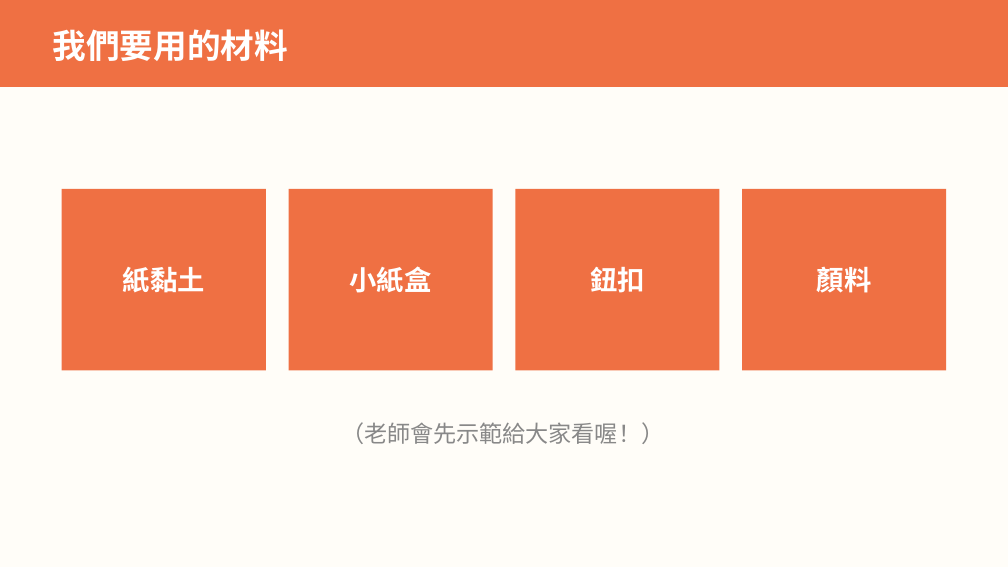
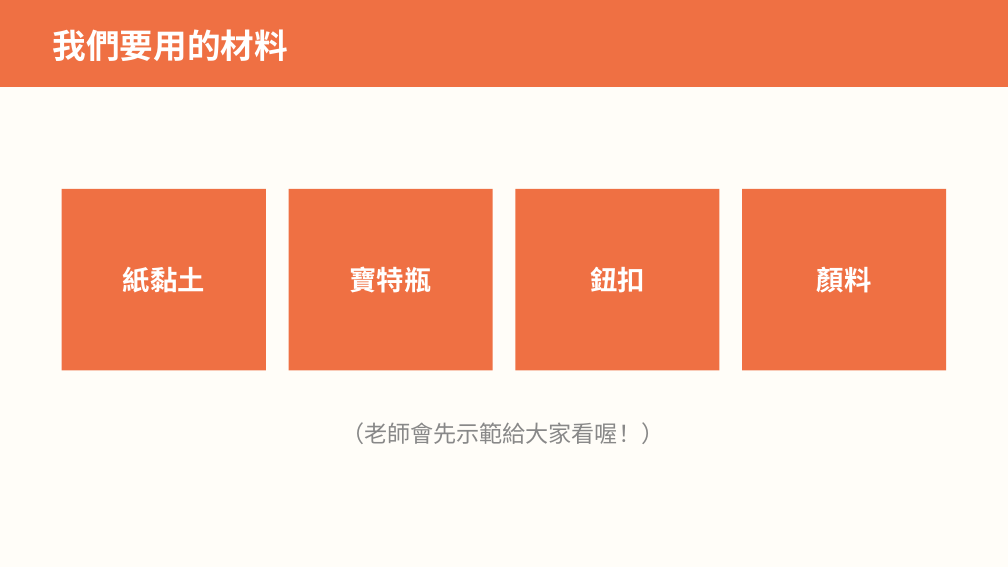
Before and after one commit to serina168/mandala-beginner, a slide deck: slide 3 of 上課簡報_作品4_我的溫暖小屋.pptx. Drawn at 1008x567 pixels with LibreOffice and Linux fonts; fonts in the diff are those of the drawing. Boxes give left, top, right and bottom in pixels: in the first picture for what was removed or moved away, otherwise in the second. Text is boxed around its words. In the diff, an @@ line names an element or a change of style, - is before the commit and + after.

```diff
--- a/上課簡報_作品4_我的溫暖小屋.pptx
+++ b/上課簡報_作品4_我的溫暖小屋.pptx
@@ text at bbox=[350, 266, 432, 293]: text changed @@
-小紙盒
+寶特瓶
```
Also in this commit, not shown: 3 other slides changed, 6 other files.
